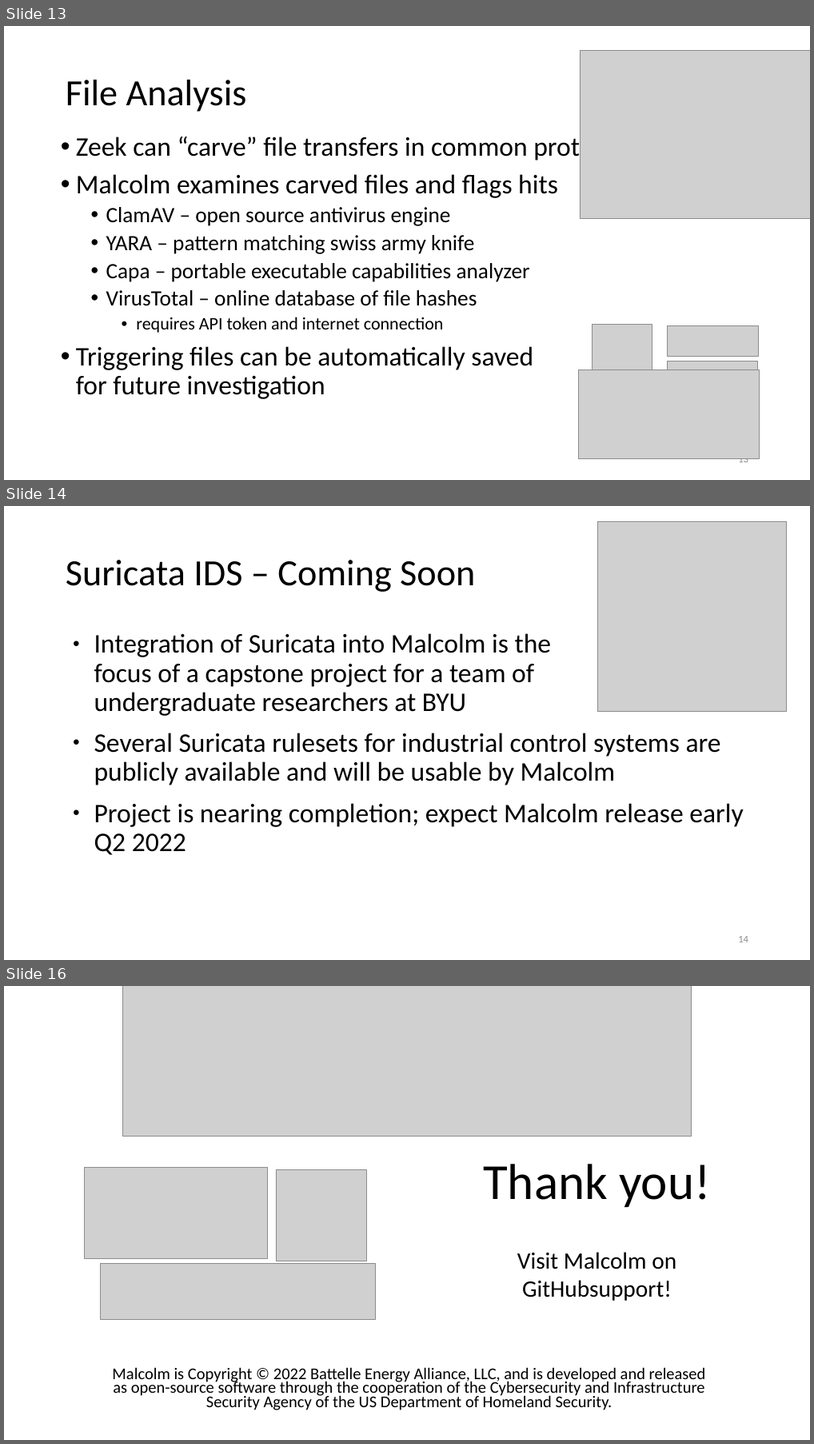
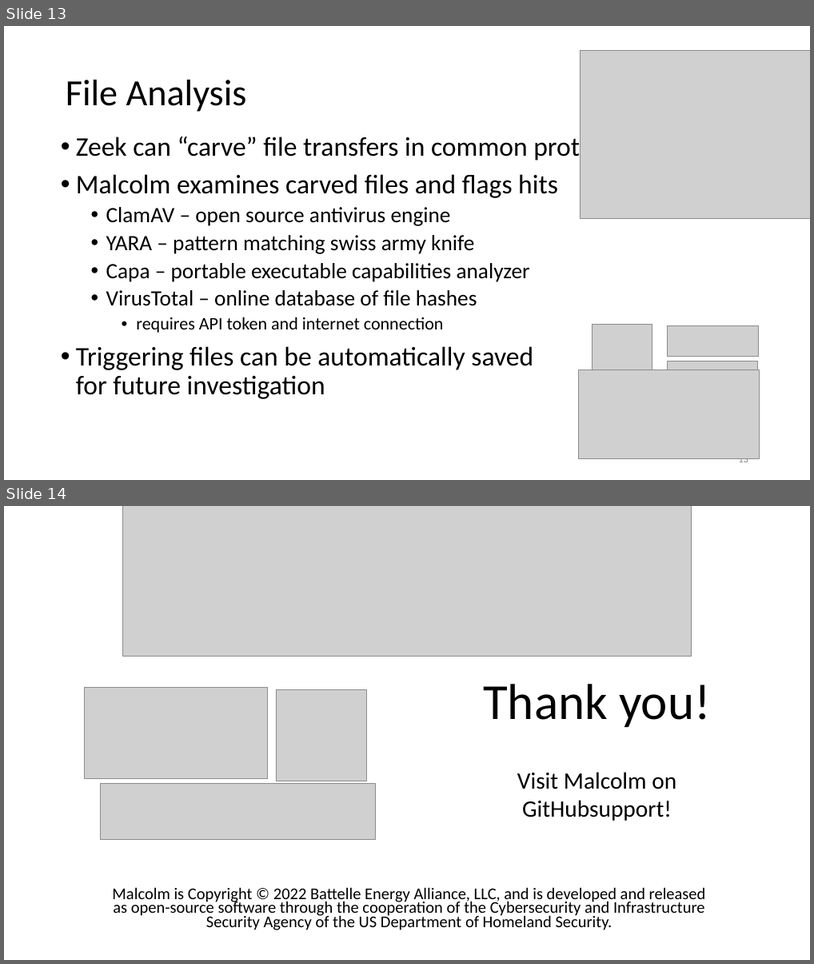
Before and after one commit to cisagov/Malcolm, a slide deck: docs/slides/Malcolm OT Protocol Support.odp. Shown one above the other, each under a label of ours: slides 13, 14 and 16 before the commit, slides 13 and 14 after it; the slides between them are not shown. The pictures are 814x1444 and 814x964 pixels, drawn with LibreOffice and Linux fonts; fonts in the diff are those of the drawing; grey boxes stand for pictures. Boxes give left, top, right and bottom in pixels: in the first picture for what was removed or moved away, otherwise in the second. Text is boxed around its words. In the diff, an @@ line names an element or a change of style, - is before the commit and + after.

Commit message:
tweaks getting ready for suricata release, updated slides

```diff
--- a/docs/slides/Malcolm OT Protocol Support.odp
+++ b/docs/slides/Malcolm OT Protocol Support.odp
@@ slide 14 removed at box(4, 506, 810, 960), background #FFFFFF @@
@@ picture removed at box(598, 522, 787, 711) @@
@@ title removed at box(66, 560, 475, 592) @@
-Suricata IDS – Coming Soon
@@ text removed at box(94, 633, 743, 855) @@
-● Integration of Suricata into Malcolm is the
-  focus of a capstone project for a team of
-  undergraduate researchers at BYU
-● Several Suricata rulesets for industrial control systems are publicly available and will be usable by Malcolm
-● Project is nearing completion; expect Malcolm release early Q2 2022
@@ page number removed at box(738, 936, 749, 942) @@
-14
@@ what was slide 16 is now slide 14 @@
```
Also in this commit, not shown: 2 slides changed, 1 other slide removed, 11 other files.
